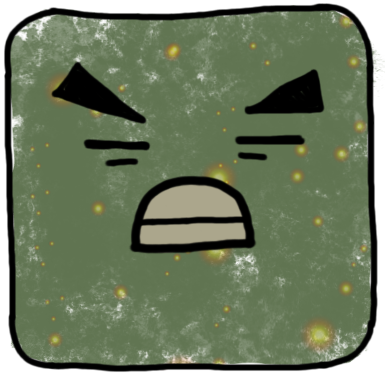
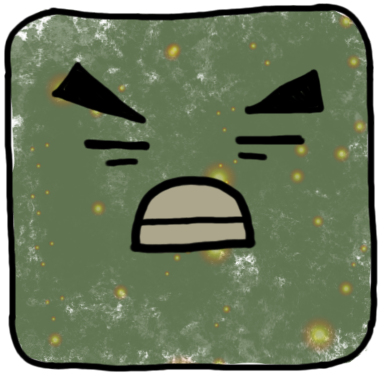
Comparing the layer stacks of the two 385×378 images. Changes:
painted on "Calque #1" over [10, 42, 385, 351]
hid "Arrière-plan" over [10, 42, 385, 351]
